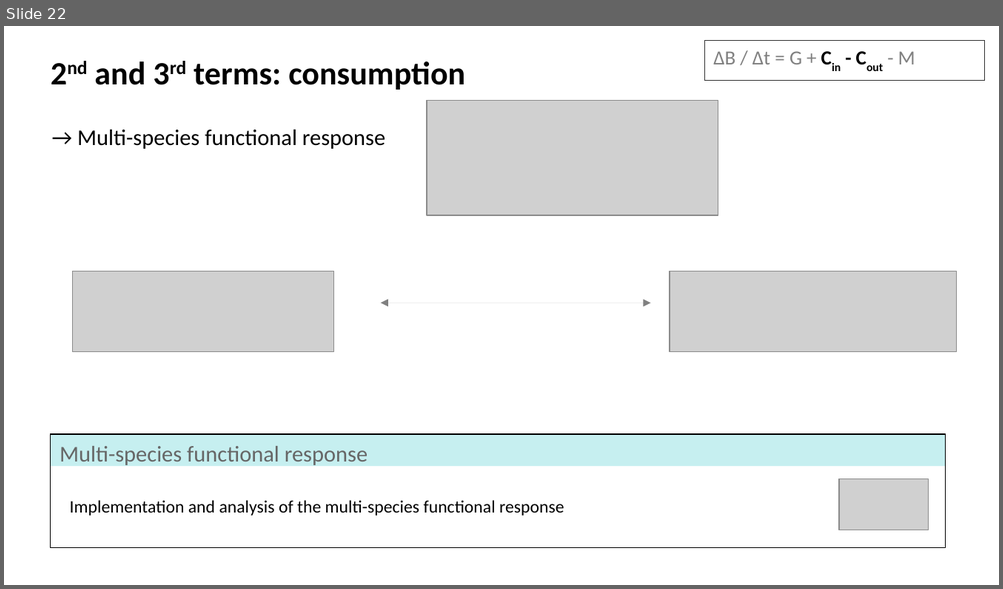
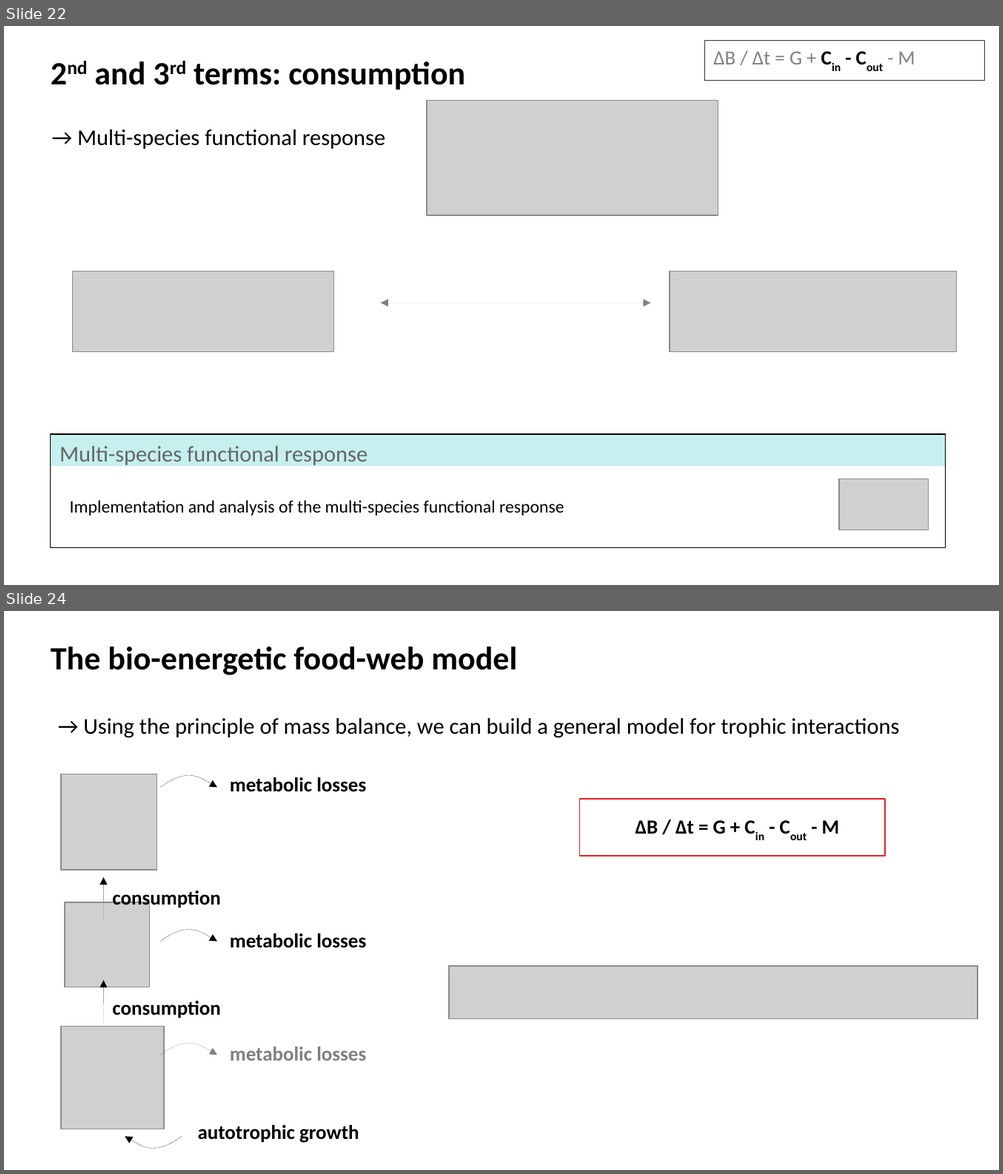
Before and after one commit to evadelmas/FoodwebsBioenergetics, a slide deck: slides.odp. Shown one above the other, each under a label of ours: slide 22 before the commit, slides 22 and 24 after it; the slides between them are not shown. The pictures are 1003x589 and 1003x1174 pixels, drawn with LibreOffice and Linux fonts; fonts in the diff are those of the drawing; grey boxes stand for pictures. Boxes give left, top, right and bottom in pixels: in the first picture for what was removed or moved away, otherwise in the second. Text is boxed around its words. In the diff, an @@ line names an element or a change of style, - is before the commit and + after.

```diff
--- a/slides.odp
+++ b/slides.odp
@@ slide 24 added at (4, 611, 999, 1170), background #FFFFFF @@
@@ text added at (51, 647, 517, 675), 26 pt, text #000000, bold @@
+The bio-energetic food-web model
@@ text added at (83, 718, 899, 738), 18 pt, text #000000 @@
+→ Using the principle of mass balance, we can build a general model for trophic interactions
@@ picture added at (61, 775, 156, 870) @@
@@ freeform shape added at (160, 778, 217, 788), outline #000000 0 pt @@
@@ text added at (230, 777, 366, 792), 16 pt, text #000000, bold @@
+metabolic losses
@@ rectangle added at (580, 800, 886, 857), outline #ED1C24 0.99 pt @@
@@ text added at (635, 820, 839, 834), 16 pt, text #000000, bold @@
+ΔB / Δt = G + Cin - Cout - M
@@ arrow added from (103, 920) to (103, 877), #000000 0 pt @@
@@ text added at (112, 891, 221, 910), 16 pt, text #000000, bold @@
+consumption
@@ picture added at (65, 903, 149, 988) @@
@@ freeform shape added at (160, 932, 217, 943), outline #000000 0 pt @@
@@ text added at (230, 934, 366, 948), 16 pt, text #000000, bold @@
+metabolic losses
@@ arrow added from (103, 1023) to (103, 980), #000000 0 pt @@
@@ picture added at (449, 967, 978, 1019) @@
@@ text added at (112, 1001, 221, 1019), 16 pt, text #000000, bold @@
+consumption
@@ picture added at (61, 1027, 164, 1130) @@
@@ freeform shape added at (160, 1046, 217, 1056), outline #808080 0 pt @@
@@ text added at (230, 1047, 366, 1061), 16 pt, text #808080, bold @@
+metabolic losses
@@ freeform shape added at (125, 1137, 182, 1147), outline #000000 0 pt @@
@@ text added at (198, 1125, 359, 1143), 16 pt, text #000000, bold @@
+autotrophic growth
```
Also in this commit, not shown: 4 slides changed, 8 other slides added, 2 slides removed, 2 other files.
